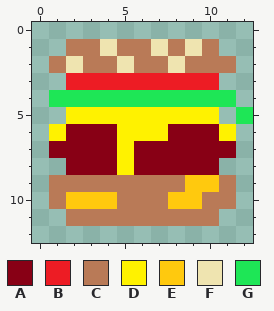
Pixel-art sprite: info3.game.given.2021/resources/Sprite_cuisine_ingredient/burger classique.png. The picture above was drawn from the file before the commit.
The file is 13x13 pixels.
Palette (. is transparent): A #880015  B #ed1c24  C #b97a57  D #fff200  E #ffc90e  F #efe4b0  G #1ee656
Pixels before, first column x 1:
 1 .CCFCCFCFC..
 2 CFCCFCCFCCC.
 3 .BBBBBBBBB..
 4 GGGGGGGGGGG.
 5 .DDDDDDDDD.G
 6 DAAADDDAAAD.
 7 AAAADAAAAAA.
 8 .AAADAAAAA..
 9 CCCCCCCCEEC.
10 CEEECCCEECC.
11 .CCCCCCCCC..
The result:
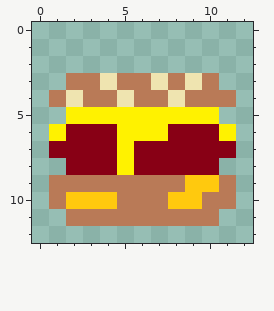
The author wrote: Ajout sprite pour burger intermediaire sans tomate et/ou salade
Change:
Changed rows in their new state; - is an unchanged pixel.
first column x 1:
 1 -.........--
 2 ...........-
 3 -CCFCCFCFC--
 4 CFCCFCCFCCC-
 5 -----------.
